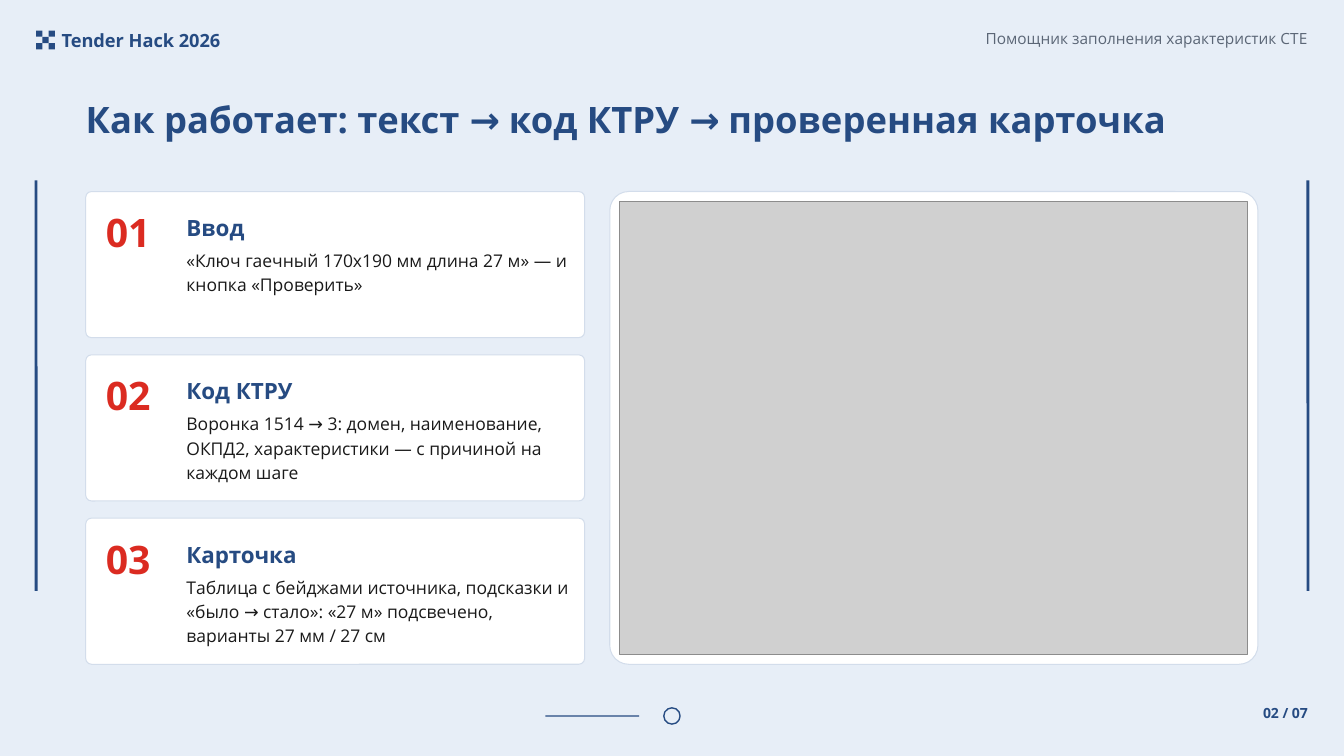
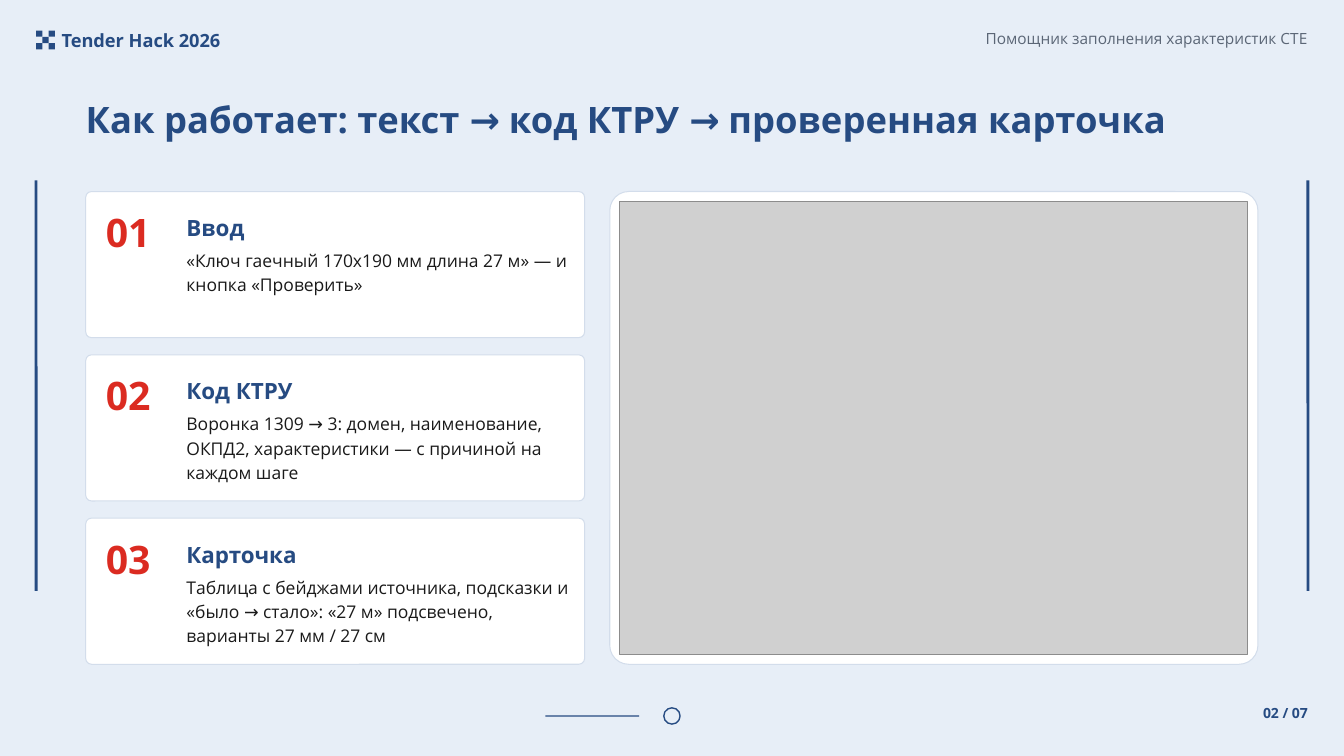
Before and after one commit to Telman3000/Tender-Hack-2026-based-on-bots-, a slide deck: slide 2 of docs/presentation_final.pptx. Drawn at 1344x756 pixels with LibreOffice and Linux fonts; fonts in the diff are those of the drawing; grey boxes stand for pictures. Boxes give left, top, right and bottom in pixels: in the first picture for what was removed or moved away, otherwise in the second. Text is boxed around its words. In the diff, an @@ line names an element or a change of style, - is before the commit and + after.

```diff
--- a/docs/presentation_final.pptx
+++ b/docs/presentation_final.pptx
@@ text at <box>186,417,542,482</box>: text changed @@
-Воронка 1514 → 3: домен, наименование, ОКПД2, характеристики — с причиной на каждом шаге
+Воронка 1309 → 3: домен, наименование, ОКПД2, характеристики — с причиной на каждом шаге
```
Also in this commit, not shown: 1 other slide changed, 2 other files.
